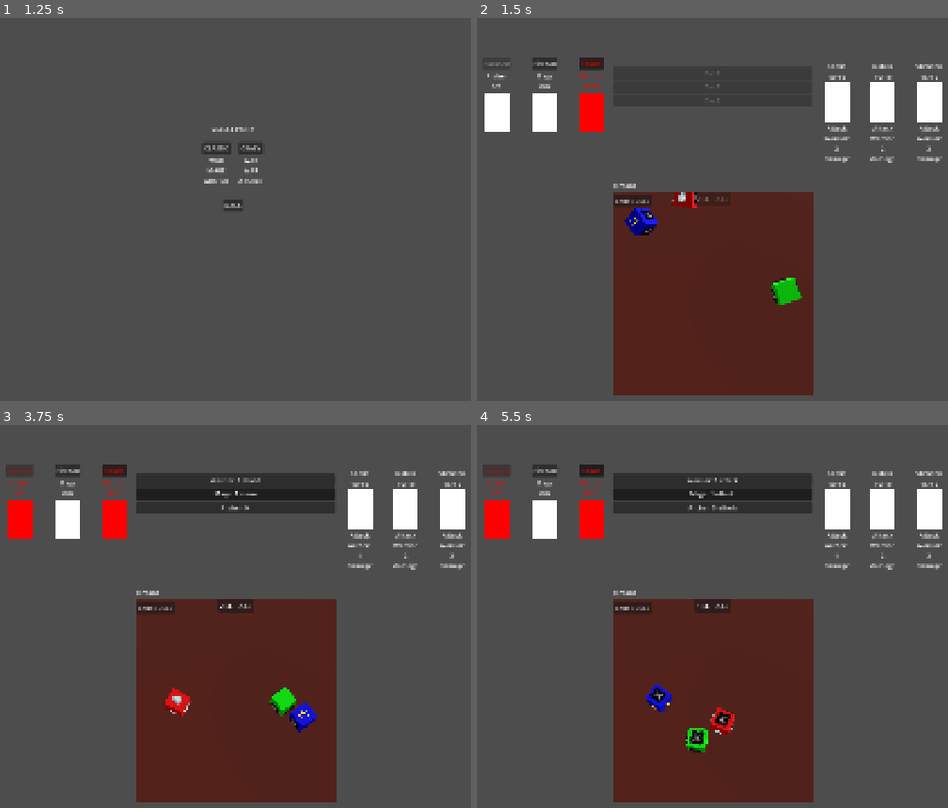
Above: before the commit, frames 1-4 (two rows, left to right).
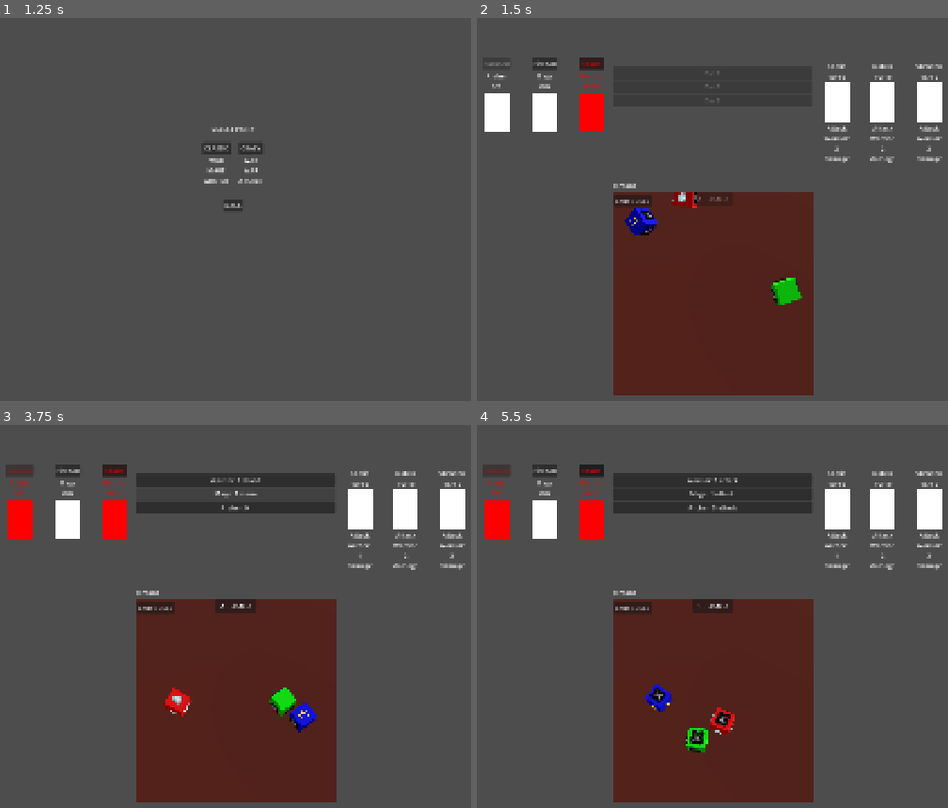
Above: after the commit, the same moments.

Repository: Emilgod/DICE-ROGUELITE
Game: Godot game, scene res://SCENES/UI/main_menu.tscn
The game is run twice, just before and just after one commit, with the same random seed, the same clock (stepped at 60 frames per second) and the same inputs.
Inputs:
- Up to frame 1 (1.25 s): click "PLAY" at 0.5 s
- Up to frame 2 (1.5 s): click "CLASSIC" at 1.25 s
- Up to frame 3 (3.75 s): click "END ROLLS" at 2 s; click "END TURN" at 2.75 s; click "Mage: 1 mana" at 3.5 s
- Up to frame 4 (5.5 s): click "2 REROLLS" at 4.25 s; click "taunt" at 5 s

Frame 1 is identical in both runs. In frame 2, less than 0.1% of the frame differs, in the area x 45-54%, y 45-50%; in frame 3, 1.3%, in the area x 28-72%, y 16-50%; in frame 4, less than 0.1%.

Commit message:
encounters phase logic

Diff:
--- /dev/null
+++ b/MANAGERS/combat_manager.gd
@@ -0,0 +1,53 @@
+extends Node2D
+class_name CombatManager
+
+enum GameState { ENEMY_PHASE, PLAYER_ROLLING, PLAYER_ACTIONS, ENEMY_EXECUTE }
+
+var current_state: GameState = GameState.ENEMY_PHASE
+var party: Array[Character] = []
+var current_enemies: Array[Enemy] = []
+var current_enemy_attacks: Array[Dictionary] = []
+var party_mana: int = 0
+var rerolls_remaining: int = 2
+
+func apply_attack(damage: int, target: Enemy) -> void:
+	target.take_damage(damage)
+	print("Dealt %d damage to %s" % [damage, target.name])
+
+func apply_cleave(damage: int) -> void:
+	for enemy in current_enemies:
+		if enemy.is_alive:
+			enemy.take_damage(damage)
+	print("Cleaved all enemies for %d damage" % [damage])
+
+func apply_poison(damage: int, target: Enemy) -> void:
+	target.take_damage(damage)
+	print("Poisoned %s for %d damage" % [target.name, damage])
+
+func apply_mana(amount: int) -> void:
+	party_mana = min(party_mana + amount, 10)
+	print("Gained %d mana. Total: %d" % [amount, party_mana])
+
+func apply_self_shield(character: Character, shield_value: int) -> void:
+	character.current_hp = min(character.current_hp + shield_value, character.max_hp)
+	print("%s gained %d shield" % [character.character_name, shield_value])
+
+func apply_heal(character: Character, heal_value: int) -> void:
+	character.current_hp = min(character.current_hp + heal_value, character.max_hp)
+	print("%s healed for %d" % [character.character_name, heal_value])
+
+func apply_shield(character: Character, shield_value: int) -> void:
+	character.current_hp = min(character.current_hp + shield_value, character.max_hp)
+	print("%s gained %d shield" % [character.character_name, shield_value])
+
+func check_enemy_deaths() -> bool:
+	var all_dead = current_enemies.all(func(e): return not e.is_alive)
+	if all_dead:
+		print("ALL ENEMIES DEFEATED!")
+	return all_dead
+
+func check_party_deaths() -> bool:
+	var all_dead = party.all(func(c): return c.current_hp <= 0)
+	if all_dead:
+		print("PARTY DEFEATED!")
+	return all_dead
--- /dev/null
+++ b/MANAGERS/combat_manager.tscn
@@ -0,0 +1,6 @@
+[gd_scene format=3 uid="uid://dvppj0nea1p3i"]
+
+[ext_resource type="Script" uid="uid://cmsgosw741hrx" path="res://MANAGERS/combat_manager.gd" id="1_r7c7i"]
+
+[node name="combat_manager" type="Node2D" unique_id=1713729229]
+script = ExtResource("1_r7c7i")
--- a/SCENES/BOARD/board.gd
+++ b/SCENES/BOARD/board.gd
@@ -1,15 +1,11 @@
 extends Node3D
-
-enum GameState { ENEMY_PHASE, PLAYER_ROLLING, PLAYER_ACTIONS, ENEMY_EXECUTE }
 
 @onready var camera_3d: Camera3D = $Camera3D
 @onready var dice_container: Node3D = $dice_container
 @onready var button: Button = $UI/Button
 @export var actions_container: VBoxContainer
 @export var party_container: HBoxContainer
-@export var mana_label: Label
 @export var enemy_container: HBoxContainer
-@export var rerolls_remaining: int = 2
 @export var phase_button: Button
 
 var dice_scene = preload("res://SCENES/DICE/dice.tscn")
@@ -20,10 +16,9 @@
 var party: Array[Character] = []
 var all_dice = []
 var dice_to_character = {}
-var party_mana: int = 0
 var current_enemies: Array[Enemy] = []
 var current_enemy_attacks: Array[Dictionary] = []
-var current_state: GameState = GameState.ENEMY_PHASE
+var rerolls_remaining: int = 2
 
 func _ready() -> void:
 	setup_with_party(GameManager.selected_party)
@@ -31,13 +26,15 @@
 	spawn_dice()
 	setup_encounter()
 	create_placeholder_buttons()
+	phase_button.pressed.connect(_on_phase_button_pressed)
+	button.pressed.connect(_on_button_pressed)
 	start_enemy_phase()
 
 func setup_party_display():
-	for Character in party:
+	for character in party:
 		var panel = character_panel_scene.instantiate()
 		party_container.add_child(panel)
-		panel.setup(Character)
+		panel.setup(character)
 
 func update_party_display():
 	for panel in party_container.get_children():
@@ -49,6 +46,7 @@
 			party = hero_templates.get_classic_party()
 		"crazy":
 			party = hero_templates.get_crazy_party()
+
 	for character in party:
 		print("Added: ", character.character_name)
 
@@ -72,6 +70,10 @@
 
 func _input(event: InputEvent) -> void:
 	if event is InputEventMouseButton and event.pressed:
+		# Only allow locking during rolling phase
+		if not GameManager.is_state(GameManager.GameState.PLAYER_ROLLING):
+			return
+
 		var mouse_pos = get_viewport().get_mouse_position()
 		var from = camera_3d.project_ray_origin(mouse_pos)
 		var normal = camera_3d.project_ray_normal(mouse_pos)
@@ -91,21 +93,9 @@
 	update_dice_results()
 	var all_settled = all_dice.all(func(d): return d.is_settled)
 
-	if current_state == GameState.PLAYER_ROLLING:
+	if GameManager.is_state(GameManager.GameState.PLAYER_ROLLING):
 		button.disabled = not all_settled
-		if button.disabled:
-			button.modulate = Color.GRAY
-		else:
-			button.modulate = Color.WHITE
-
-func update_button_text():
-	if current_state == GameState.PLAYER_ROLLING:
-		if rerolls_remaining >= 0:
-			button.text = "%s REROLLS" % [rerolls_remaining]
-		phase_button.text = "END ROLLS"
-	else:
-		button.text = "..."
-		phase_button.text = "END TURN"
+		button.modulate = Color.GRAY if button.disabled else Color.WHITE
 
 func create_placeholder_buttons() -> void:
 	for i in range(all_dice.size()):
@@ -114,7 +104,6 @@
 		placeholder.text = "Die %d" % (i + 1)
 		placeholder.disabled = true
 		placeholder.modulate = Color.GRAY
-		placeholder.toggle_mode = true
 		actions_container.add_child(placeholder)
 
 func update_dice_results():
@@ -141,115 +130,26 @@
 			button.modulate = Color.GRAY
 
 func on_action_selected(face_data: Dictionary, dice, character: Character) -> void:
-	if current_state != GameState.PLAYER_ACTIONS:
+	if not GameManager.is_state(GameManager.GameState.PLAYER_ACTIONS):
 		return
 
 	print("Selected from %s: " % character.character_name, face_data)
-
-	var effects = face_data["effects"]
-	var value = face_data["value"]
-
-	# Process each effect
-	for effect in effects:
-		match effect:
-			"attack":
-				apply_attack(value)
-			"shield":
-				show_ally_targeting("shield", value)
-			"heal":
-				show_ally_targeting("heal", value)
-			"poison":
-				apply_poison(value)
-			"mana":
-				apply_mana(value)
-			"cleave":
-				apply_cleave(value)
-			"self_shield":
-				apply_self_shield(character, value)
-
-	print("Selected from %s: " % character.character_name, face_data)
-	# TODO: Apply effects
-func apply_attack(damage: int):
-	# Attack random enemy
-	var random_enemy = current_enemies[randi() % current_enemies.size()]
-	random_enemy.take_damage(damage)
-	print("Dealt %d damage to %s" % [damage, random_enemy.name])
-	update_enemy_ui()
-	check_enemy_deaths()
-
-func apply_cleave(damage: int):
-	# Attack all enemies
-	for enemy in current_enemies:
-		if enemy.is_alive:
-			enemy.take_damage(damage)
-	print("Cleaved all enemies for %d damage" % [damage])
-	update_enemy_ui()
-	check_enemy_deaths()
-
-func apply_poison(amount: int):
-	# For now, just deal damage (poison mechanic can be expanded later)
-	var random_enemy = current_enemies[randi() % current_enemies.size()]
-	random_enemy.take_damage(amount)
-	print("Poisoned %s for %d damage" % [random_enemy.name, amount])
-	update_enemy_ui()
-	check_enemy_deaths()
-
-func apply_mana(amount: int):
-	party_mana = min(party_mana + amount, 10)  # Max 10 mana
-	print("Gained %d mana. Total: %d" % [amount, party_mana])
-	update_mana_label()
-
-func apply_self_shield(character: Character, shield_value: int):
-	# For now, just add to HP (proper shield mechanic can be added later)
-	character.current_hp = min(character.current_hp + shield_value, character.max_hp)
-	print("%s gained %d shield" % [character.character_name, shield_value])
-	update_party_display()
-
-func show_ally_targeting(effect: String, value: int):
-	# Show buttons to select which ally to target
-	var panels = party_container.get_children()
-	for i in range(panels.size()):
-		var panel = panels[i]
-		var target_button = Button.new()
-		target_button.text = "%s (%s: %d)" % [party[i].character_name, effect.to_upper(), value]
-		target_button.pressed.connect(func(): apply_ally_effect(effect, value, party[i]))
-		actions_container.add_child(target_button)
-
-func apply_ally_effect(effect: String, value: int, target: Character):
-	match effect:
-		"shield":
-			target.current_hp = min(target.current_hp + value, target.max_hp)
-			print("%s gained %d shield" % [target.character_name, value])
-		"heal":
-			target.current_hp = min(target.current_hp + value, target.max_hp)
-			print("%s healed for %d" % [target.character_name, value])
-	update_party_display()
-
-func update_enemy_ui():
-	for enemy_ui in enemy_container.get_children():
-		enemy_ui.update_hp()
-
-func update_mana_label():
-	mana_label.text = "Mana: %d/10" % [party_mana]
-
-func check_enemy_deaths():
-	var all_dead = current_enemies.all(func(e): return not e.is_alive)
-	if all_dead:
-		print("ALL ENEMIES DEFEATED!")
-		# TODO: Victory condition
+	# TODO: Combat logic here
+
 func reroll_dice():
-	if current_state != GameState.PLAYER_ROLLING:
+	if not GameManager.is_state(GameManager.GameState.PLAYER_ROLLING):
 		return
 	if rerolls_remaining <= 0:
 		end_rolls()
 		return
 	rerolls_remaining -= 1
+
 	for dice in all_dice:
 		if not dice.is_locked:
 			dice.reset_and_reroll()
+	if rerolls_remaining == 0:
+		end_rolls()
 	update_button_text()
-
-
 
 func setup_encounter():
 	current_enemies = [
@@ -264,7 +164,7 @@
 		enemy_ui.setup(enemy)
 
 func start_enemy_phase():
-	current_state = GameState.ENEMY_PHASE
+	GameManager.set_state(GameManager.GameState.ENEMY_PHASE)
 	print("=== ENEMY PHASE ===")
 
 	current_enemy_attacks.clear()
@@ -288,34 +188,34 @@
 	start_player_rolling_phase()
 
 func start_player_rolling_phase():
-	current_state = GameState.PLAYER_ROLLING
+	GameManager.set_state(GameManager.GameState.PLAYER_ROLLING)
 	print("=== PLAYER ROLLING PHASE ===")
-	for dice in all_dice:
-		if not dice.is_locked:
-			dice.reset_and_reroll()
 	rerolls_remaining = 2
 
 	for dice in all_dice:
 		dice.is_settled = false
 		dice.is_locked = false
-
+		dice.update_outline()
+		dice.reset_and_reroll()
 	update_button_text()
 
 func end_rolls():
-	if current_state != GameState.PLAYER_ROLLING:
-		return
-
-	current_state = GameState.PLAYER_ACTIONS
+	if not GameManager.is_state(GameManager.GameState.PLAYER_ROLLING):
+		return
+	button.hide()
+
+	GameManager.set_state(GameManager.GameState.PLAYER_ACTIONS)
 	print("=== PLAYER ACTIONS PHASE ===")
 	update_button_text()
 
 func end_turn():
-	current_state = GameState.ENEMY_EXECUTE
+	if not GameManager.is_state(GameManager.GameState.PLAYER_ACTIONS):
+		return
+	button.show()
+	GameManager.set_state(GameManager.GameState.ENEMY_EXECUTE)
 	print("=== ENEMY EXECUTES ===")
-	for dice in all_dice:
-		dice.is_locked = false
+
 	execute_enemy_turn()
-	update_button_text()
 
 func execute_enemy_turn():
 	for i in range(current_enemies.size()):
@@ -327,25 +227,22 @@
 		print("Enemy %d dealt %d damage to %s" % [i, damage, target.character_name])
 
 	update_party_display()
-
-	var all_dead = party.all(func(c): return c.current_hp <= 0)
-	if all_dead:
-		print("PARTY DEFEATED!")
-		return
-
-	var all_enemies_dead = current_enemies.all(func(e): return not e.is_alive)
-	if all_enemies_dead:
-		print("ENEMIES DEFEATED!")
-		return
-
 	start_enemy_phase()
 
+func update_button_text():
+	if GameManager.is_state(GameManager.GameState.PLAYER_ROLLING):
+		phase_button.text = "END ROLLS"
+		button.text = "%d REROLLS" % [rerolls_remaining]
+	elif GameManager.is_state(GameManager.GameState.PLAYER_ACTIONS):
+		phase_button.text = "END TURN"
+	else:
+		phase_button.text = "..."
+
 func _on_phase_button_pressed() -> void:
-	if current_state == GameState.PLAYER_ROLLING:
+	if GameManager.is_state(GameManager.GameState.PLAYER_ROLLING):
 		end_rolls()
-	elif current_state == GameState.PLAYER_ACTIONS:
+	elif GameManager.is_state(GameManager.GameState.PLAYER_ACTIONS):
 		end_turn()
-
 
 
 func _on_button_pressed() -> void:
--- a/SCENES/BOARD/board.tscn
+++ b/SCENES/BOARD/board.tscn
@@ -81,9 +81,9 @@
 anchor_top = 1.0
 anchor_right = 0.5
 anchor_bottom = 1.0
-offset_left = -34.0
+offset_left = -51.0
 offset_top = -515.0
-offset_right = 34.0
+offset_right = 53.0
 offset_bottom = -481.0
 grow_horizontal = 2
 grow_vertical = 0
--- a/SCENES/GAME_MANAGER.gd
+++ b/SCENES/GAME_MANAGER.gd
@@ -1,11 +1,13 @@
 extends Node
 
 var selected_party: String = "default"
-# Called when the node enters the scene tree for the first time.
-func _ready() -> void:
-	pass # Replace with function body.
+enum GameState { PLAYER_EXPLORING, ENEMY_PHASE, PLAYER_ROLLING, PLAYER_ACTIONS, ENEMY_EXECUTE }
 
+var current_state: GameState = GameState.ENEMY_PHASE
 
-# Called every frame. 'delta' is the elapsed time since the previous frame.
-func _process(delta: float) -> void:
-	pass
+func set_state(new_state: GameState) -> void:
+	current_state = new_state
+	print("State changed to: ", GameState.keys()[current_state])
+
+func is_state(state: GameState) -> bool:
+	return current_state == state
--- a/SCENES/MAIN/main.tscn
+++ b/SCENES/MAIN/main.tscn
@@ -1,34 +1,35 @@
 [gd_scene format=3 uid="uid://tbc25bry8qrb"]
 
 [ext_resource type="PackedScene" uid="uid://de4cacvtqjql" path="res://SCENES/BOARD/board.tscn" id="1_n2i1s"]
+[ext_resource type="PackedScene" uid="uid://dvppj0nea1p3i" path="res://MANAGERS/combat_manager.tscn" id="2_1xfn7"]
 
 [node name="Main" type="Node2D" unique_id=904934987]
 
-[node name="combat_phase_ui" type="Control" parent="." unique_id=977447429]
+[node name="combat_phase" type="Control" parent="." unique_id=977447429]
 layout_mode = 3
 anchors_preset = 0
 offset_right = 40.0
 offset_bottom = 40.0
 
-[node name="SubViewportContainer" type="SubViewportContainer" parent="combat_phase_ui" unique_id=1668659547]
+[node name="SubViewportContainer" type="SubViewportContainer" parent="combat_phase" unique_id=1668659547]
 layout_mode = 0
 offset_left = 711.0
 offset_top = 548.0
 offset_right = 1223.0
 offset_bottom = 1060.0
 
-[node name="SubViewport" type="SubViewport" parent="combat_phase_ui/SubViewportContainer" unique_id=1366642880]
+[node name="SubViewport" type="SubViewport" parent="combat_phase/SubViewportContainer" unique_id=1366642880]
 handle_input_locally = false
 render_target_update_mode = 4
 
-[node name="Board" parent="combat_phase_ui/SubViewportContainer/SubViewport" unique_id=1498668013 node_paths=PackedStringArray("actions_container", "party_container", "mana_label", "enemy_container", "phase_button") instance=ExtResource("1_n2i1s")]
+[node name="Board" parent="combat_phase/SubViewportContainer/SubViewport" unique_id=1498668013 node_paths=PackedStringArray("actions_container", "party_container", "mana_label", "enemy_container", "phase_button") instance=ExtResource("1_n2i1s")]
 actions_container = NodePath("../../../actions_container")
 party_container = NodePath("../../../party_container")
 mana_label = NodePath("../../../mana_label")
 enemy_container = NodePath("../../../enemy_container")
 phase_button = NodePath("../../../phase_button")
 
-[node name="actions_container" type="VBoxContainer" parent="combat_phase_ui" unique_id=1970969888]
+[node name="actions_container" type="VBoxContainer" parent="combat_phase" unique_id=1970969888]
 layout_mode = 0
 offset_left = 711.0
 offset_top = 43.0
@@ -36,7 +37,7 @@
 offset_bottom = 511.0
 alignment = 1
 
-[node name="party_container" type="HBoxContainer" parent="combat_phase_ui" unique_id=2053656649]
+[node name="party_container" type="HBoxContainer" parent="combat_phase" unique_id=2053656649]
 layout_direction = 3
 layout_mode = 0
 offset_left = -674.0
@@ -44,7 +45,7 @@
 offset_right = 37.0
 offset_bottom = 482.0
 
-[node name="mana_label" type="Label" parent="combat_phase_ui" unique_id=578840787]
+[node name="mana_label" type="Label" parent="combat_phase" unique_id=578840787]
 layout_mode = 0
 offset_left = 714.0
 offset_top = 516.0
@@ -52,7 +53,7 @@
 offset_bottom = 542.0
 text = "0 mana"
 
-[node name="enemy_container" type="HBoxContainer" parent="combat_phase_ui" unique_id=1998688666]
+[node name="enemy_container" type="HBoxContainer" parent="combat_phase" unique_id=1998688666]
 layout_direction = 2
 layout_mode = 0
 offset_left = 1226.0
@@ -60,11 +61,13 @@
 offset_right = 1911.0
 offset_bottom = 572.0
 
-[node name="phase_button" type="Button" parent="combat_phase_ui" unique_id=27524313]
+[node name="phase_button" type="Button" parent="combat_phase" unique_id=27524313]
 layout_mode = 0
 offset_left = 715.0
 offset_top = 552.0
 offset_right = 805.0
 offset_bottom = 583.0
 
-[connection signal="pressed" from="combat_phase_ui/phase_button" to="combat_phase_ui/SubViewportContainer/SubViewport/Board" method="_on_phase_button_pressed"]
+[node name="combat_manager" parent="combat_phase" unique_id=1713729229 instance=ExtResource("2_1xfn7")]
+
+[connection signal="pressed" from="combat_phase/phase_button" to="combat_phase/SubViewportContainer/SubViewport/Board" method="_on_phase_button_pressed"]
Not shown, added: MANAGERS/combat_manager.gd.uid
